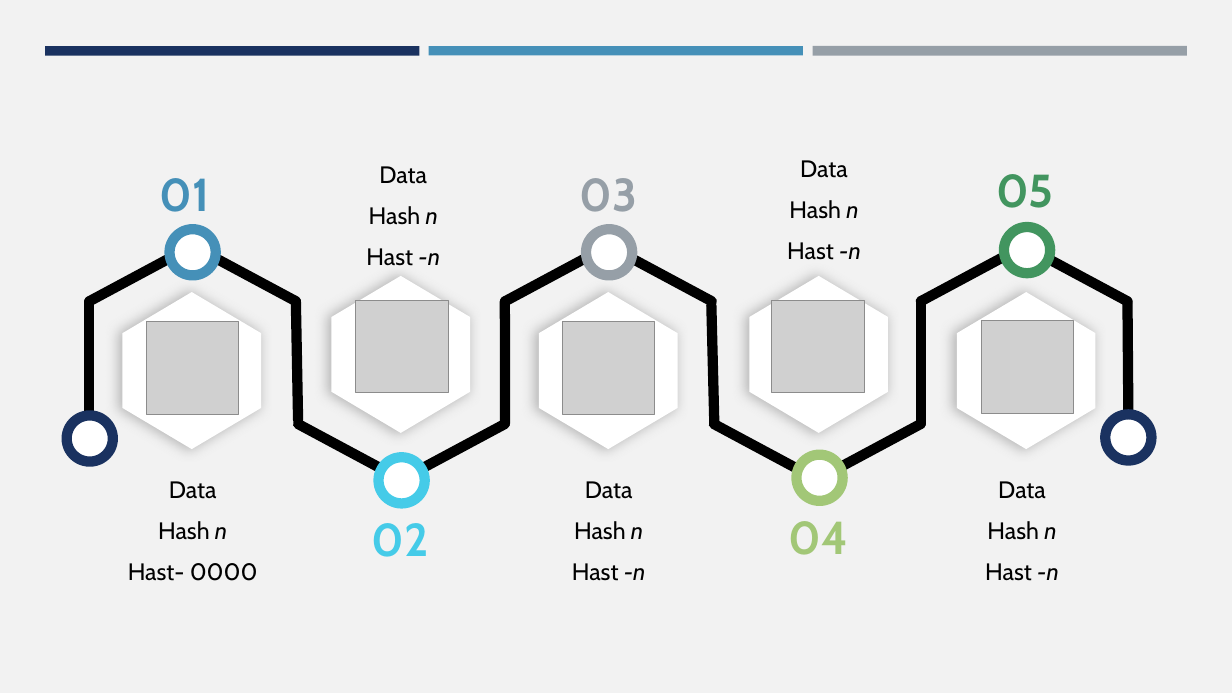
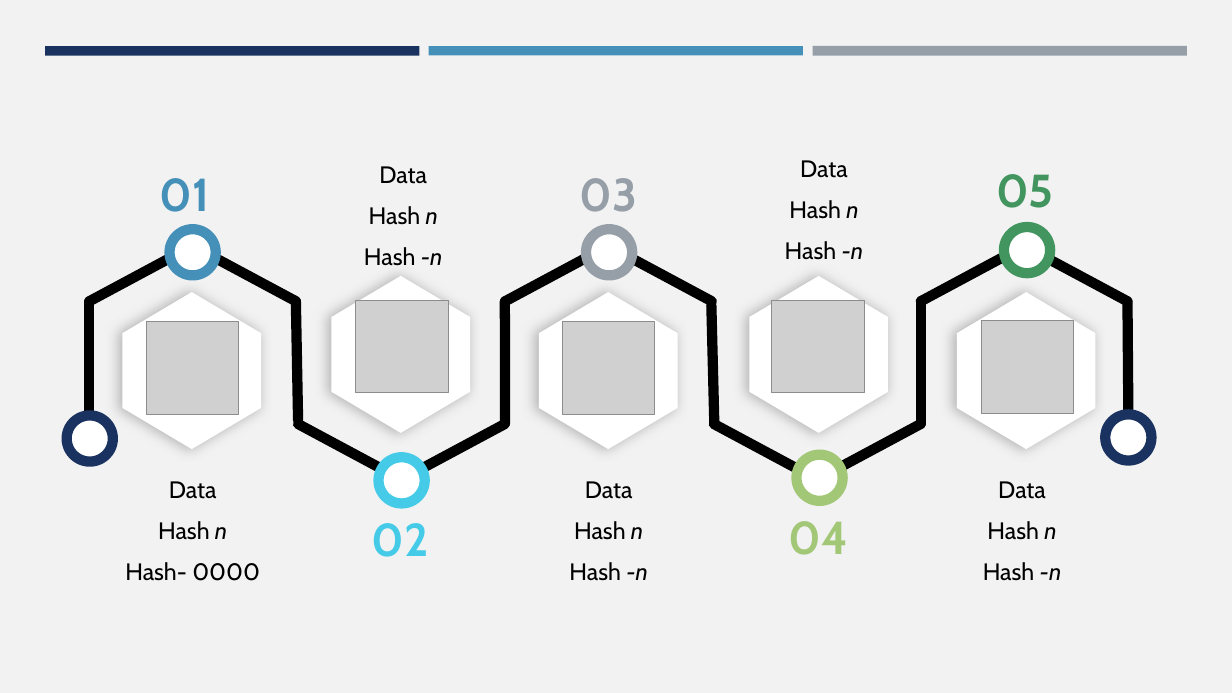
Before and after one commit to RGUChainGang2022/ReactFrontend, a slide deck: slide 4 of Blockchain.pptx. Drawn at 1232x693 pixels with LibreOffice and Linux fonts; fonts in the diff are those of the drawing; grey boxes stand for pictures. Boxes give left, top, right and bottom in pixels: in the first picture for what was removed or moved away, otherwise in the second. Text is boxed around its words. In the diff, an @@ line names an element or a change of style, - is before the commit and + after.

Commit message:
Update Blockchain.pptx
Update typo
addition of timewheel

```diff
--- a/Blockchain.pptx
+++ b/Blockchain.pptx
@@ text at (x1=364, y1=247, x2=443, y2=266): text changed @@
-Hast -n
+Hash -n
@@ text at (x1=785, y1=241, x2=864, y2=260): text changed @@
-Hast -n
+Hash -n
@@ text at (x1=125, y1=562, x2=260, y2=581): text changed @@
-Hast- 0000
+Hash- 0000
@@ text at (x1=569, y1=562, x2=648, y2=581): text changed @@
-Hast -n
+Hash -n
@@ text at (x1=983, y1=562, x2=1062, y2=581): text changed @@
-Hast -n
+Hash -n
```
Also in this commit, not shown: 1 other slide changed, 1 slide added.
